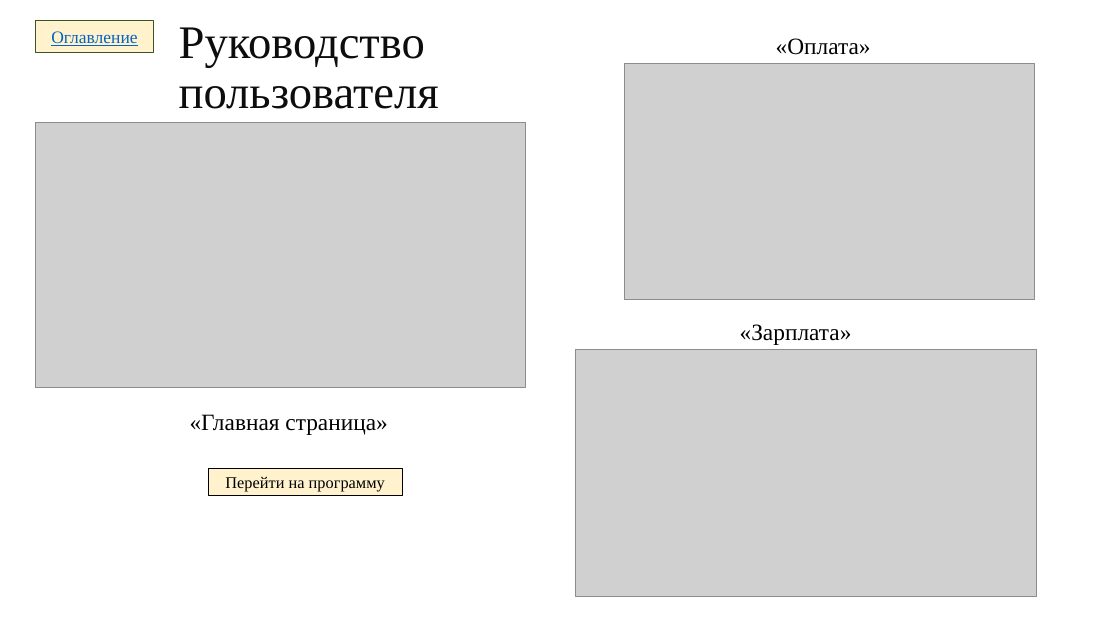
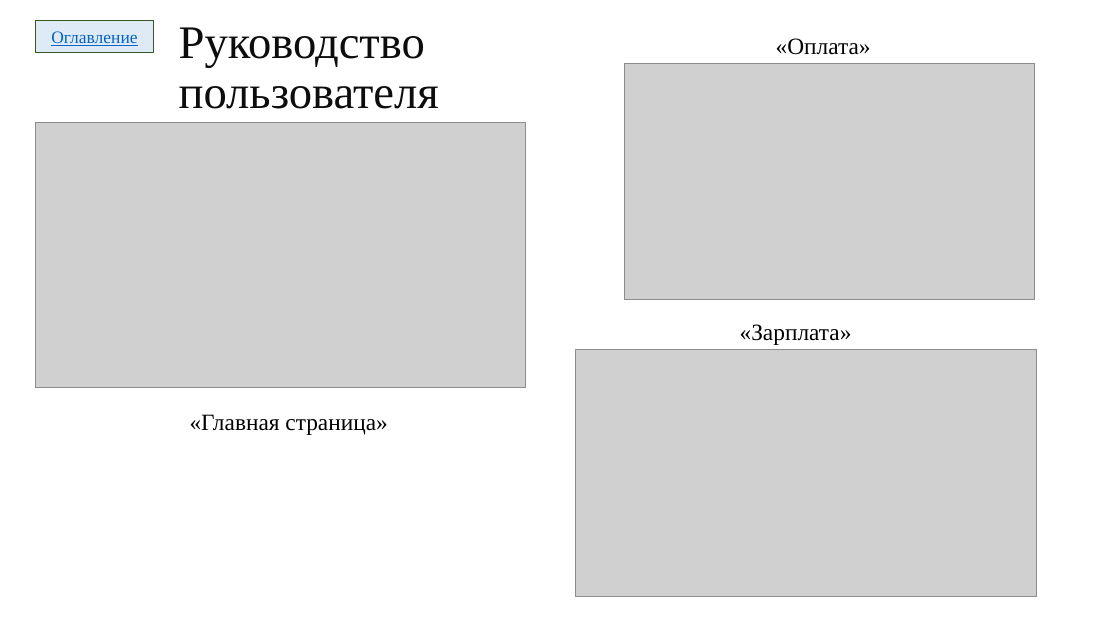
Before and after one commit to tRig7er/DP, a slide deck: slide 7 of Zhukov_Prezentatsia.pptx. Drawn at 1120x630 pixels with LibreOffice and Linux fonts; fonts in the diff are those of the drawing; grey boxes stand for pictures. Boxes give left, top, right and bottom in pixels: in the first picture for what was removed or moved away, otherwise in the second. Text is boxed around its words. In the diff, an @@ line names an element or a change of style, - is before the commit and + after.

```diff
--- a/Zhukov_Prezentatsia.pptx
+++ b/Zhukov_Prezentatsia.pptx
@@ rectangle "Оглавление" at box(35, 20, 154, 52): fill #FFF2CC to #DEEBF7 @@
@@ rectangle removed at box(208, 469, 402, 496) @@
-Перейти на программу
```
Also in this commit, not shown: 8 other slides changed.
